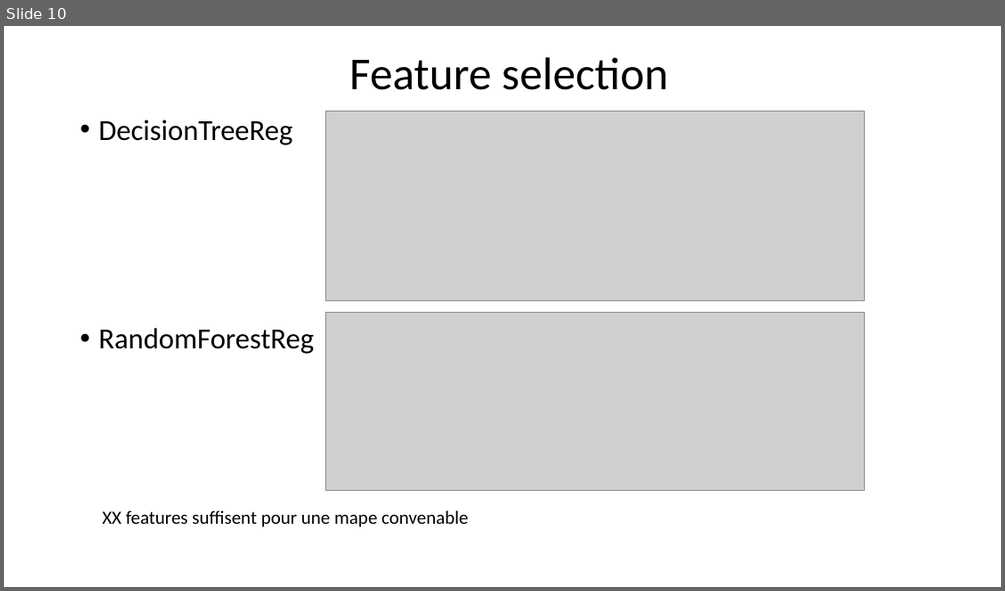
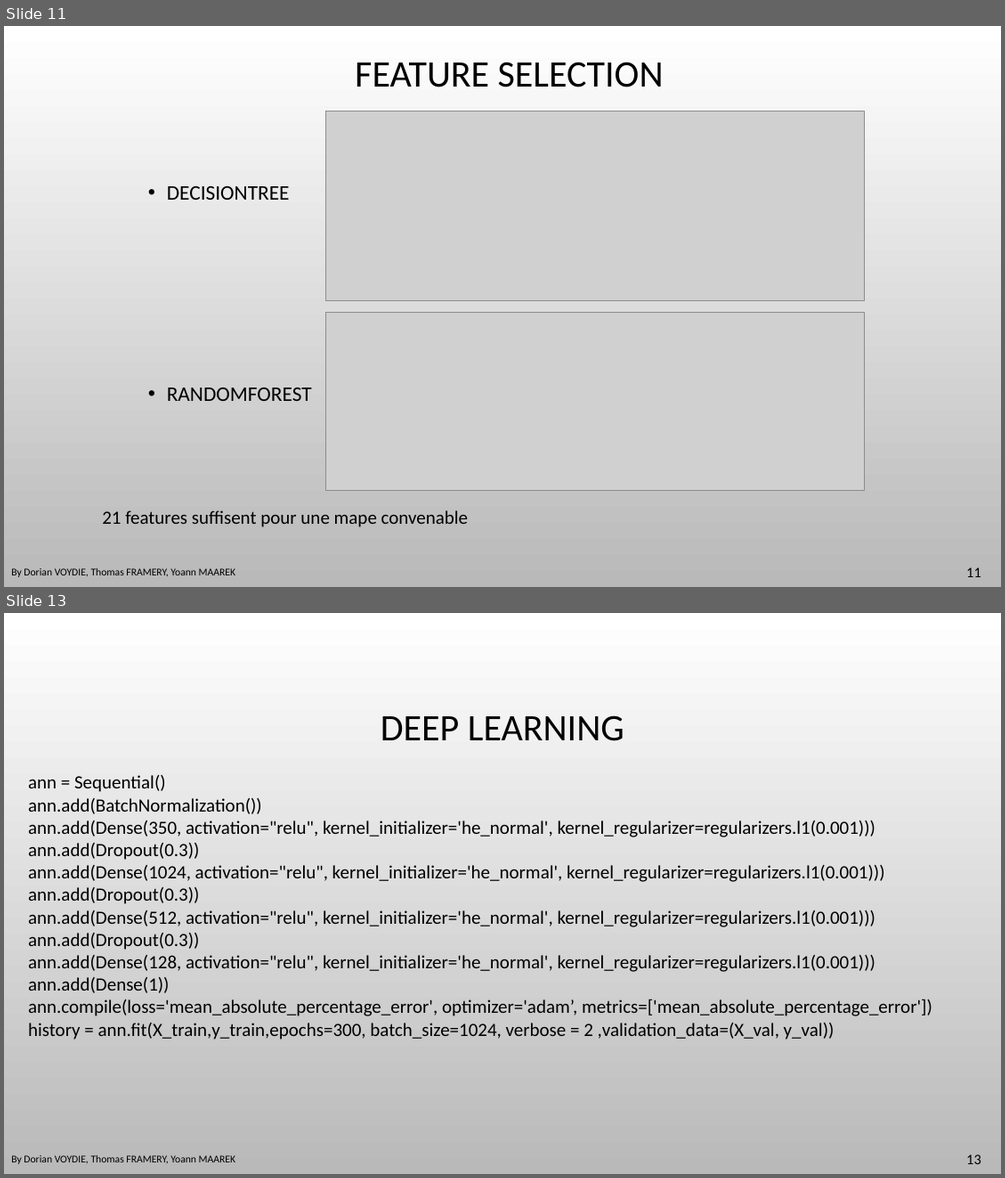
Before and after one commit to DavidBert/DEFI_IA, a slide deck: Presentation.pptx. Shown one above the other, each under a label of ours: slide 10 before the commit, slides 11 and 13 after it; the slides between them are not shown. The pictures are 1005x591 and 1005x1178 pixels, drawn with LibreOffice and Linux fonts; fonts in the diff are those of the drawing; grey boxes stand for pictures; background and template pictures are left out. Boxes give left, top, right and bottom in pixels: in the first picture for what was removed or moved away, otherwise in the second. Text is boxed around its words. In the diff, an @@ line names an element or a change of style, - is before the commit and + after.

```diff
--- a/Presentation.pptx
+++ b/Presentation.pptx
@@ slide 13 added at <box>4,613,1001,1174</box>, background picture (left out) @@
@@ title added at <box>380,715,624,741</box>, 36 pt, text #000000 @@
+DEEP LEARNING
@@ text added at <box>28,775,932,1039</box>, 18 pt, text #000000 @@
+ann = Sequential()
+ann.add(BatchNormalization())
+ann.add(Dense(350, activation="relu", kernel_initializer='he_normal', kernel_regularizer=regularizers.l1(0.001)))
+ann.add(Dropout(0.3))
+ann.add(Dense(1024, activation="relu", kernel_initializer='he_normal', kernel_regularizer=regularizers.l1(0.001)))
+ann.add(Dropout(0.3))
+ann.add(Dense(512, activation="relu", kernel_initializer='he_normal', kernel_regularizer=regularizers.l1(0.001)))
+ann.add(Dropout(0.3))
+ann.add(Dense(128, activation="relu", kernel_initializer='he_normal', kernel_regularizer=regularizers.l1(0.001)))
+ann.add(Dense(1))
+ann.compile(loss='mean_absolute_percentage_error', optimizer='adam’, metrics=['mean_absolute_percentage_error'])
+history = ann.fit(X_train,y_train,epochs=300, batch_size=1024, verbose = 2 ,validation_data=(X_val, y_val))
@@ text added at <box>11,1155,235,1164</box>, 10 pt, text #000000 @@
+By Dorian VOYDIE, Thomas FRAMERY, Yoann MAAREK
@@ page number added at <box>966,1154,981,1164</box>, 14 pt, text #000000 @@
+13
@@ what was slide 10 is now slide 11 @@
@@ slide 11 changed as well @@
@@ background #FFFFFF to picture (left out) @@
@@ title at <box>355,62,663,87</box>: text changed; size 44 to 36 pt @@
-Feature selection
+FEATURE SELECTION
@@ text at <box>167,186,312,401</box>: text changed; size 28 to 20 pt @@
-• DecisionTreeReg
-• RandomForestReg
+• DECISIONTREE
+• RANDOMFOREST
@@ text at <box>102,510,468,527</box>: text changed @@
-XX features suffisent pour une mape convenable
+21 features suffisent pour une mape convenable
@@ text added at <box>11,568,235,577</box>, 10 pt, text #000000 @@
+By Dorian VOYDIE, Thomas FRAMERY, Yoann MAAREK
@@ page number added at <box>966,567,981,577</box>, 14 pt, text #000000 @@
+11
```
Also in this commit, not shown: 11 other slides changed, 3 other slides added, 2 slides removed, 2 other files.
